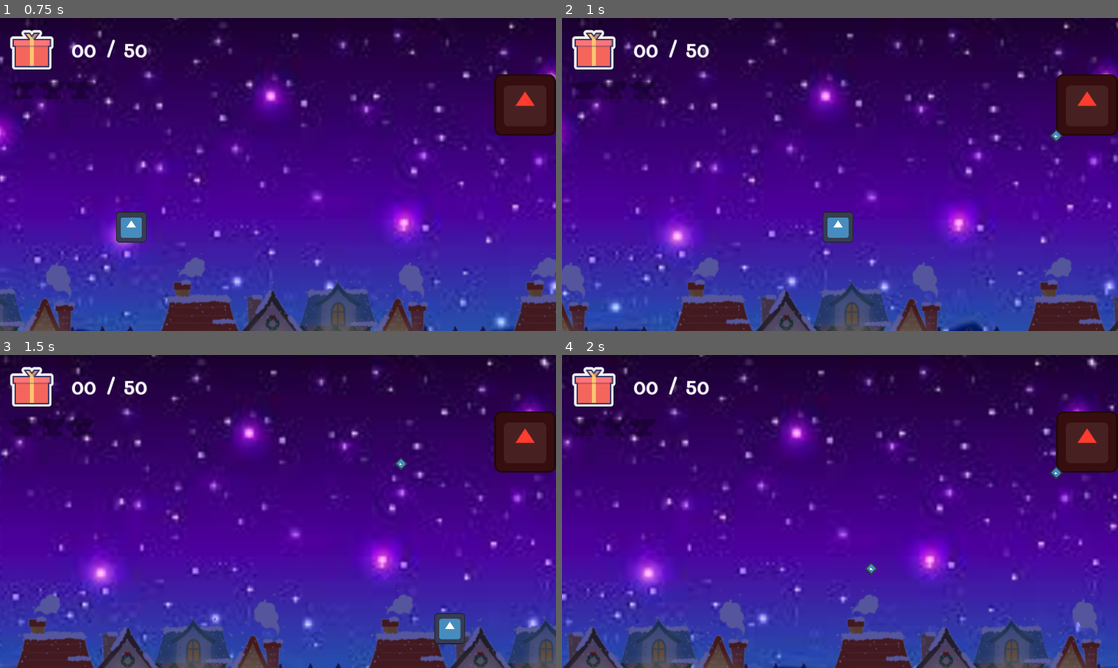
Above: before the commit, frames 1-4 (two rows, left to right).
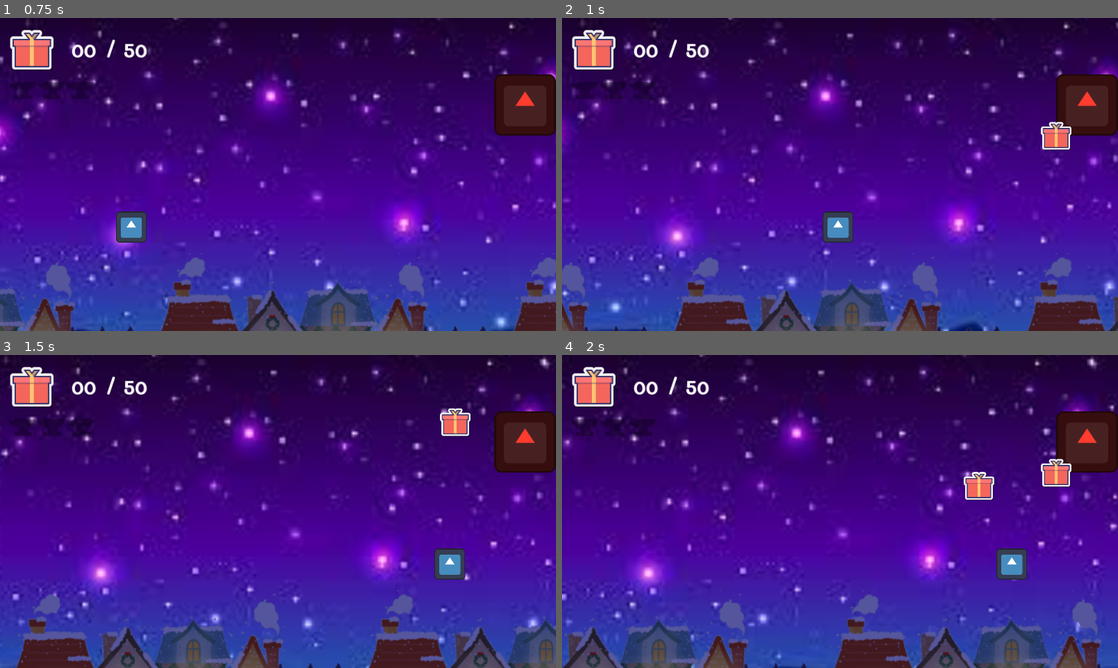
Above: after the commit, the same moments.

Repository: DfindWox/TGD-Jame-Gam-Christmas-Edition
Game: Godot game, scene res://scenes/levels/test.tscn
Two runs of this game, one before a commit and one after it. Both use one fixed random seed, a clock stepped at 60 frames per second and the inputs below. The engine's default icon, where the game draws it, is replaced by a stand-in: a white triangle on a blue panel in a dark square.
Inputs:
- Up to frame 1 (0.75 s): hold Right (move_right) from 0.53 s (still down); hold Shift (fever) from 0.53 s (still down)
- Up to frame 2 (1 s): keep holding Right (move_right); keep holding Shift (fever)
- Up to frame 3 (1.5 s): release Right (move_right) at 1.28 s; release Shift (fever) at 1.28 s; hold Down (move_down) from 1.28 s (still down); tap Shift (fever) at 1.35 s
- Up to frame 4 (2 s): keep holding Down (move_down)

Frame 1 is identical in both runs. In frame 2, 0.4% of the frame differs, in the area x 86-92%, y 33-43%; in frame 3, 1.6%, in the area x 71-85%, y 16-93%; in frame 4, 1.5%.

Commit message:
vilão jogando itens

Diff:
--- a/scenes/bullet.tscn
+++ b/scenes/bullet.tscn
@@ -1,9 +1,10 @@
 [gd_scene load_steps=4 format=3 uid="uid://dxo888f2j3ish"]
 
 [ext_resource type="Script" path="res://src/Bullet.gd" id="1_ibv5s"]
-[ext_resource type="Texture2D" uid="uid://j26bwiywbdqa" path="res://icon.svg" id="2_p8e1q"]
+[ext_resource type="Texture2D" uid="uid://drgo5el3u62ys" path="res://assets/images/icons8-anvil-60.png" id="2_n0jmp"]
 
-[sub_resource type="RectangleShape2D" id="RectangleShape2D_4km0o"]
+[sub_resource type="CircleShape2D" id="CircleShape2D_w2mac"]
+radius = 40.0
 
 [node name="Bullet" type="RigidBody2D"]
 collision_layer = 2
@@ -11,13 +12,10 @@
 script = ExtResource("1_ibv5s")
 
 [node name="Sprite2D" type="Sprite2D" parent="."]
-rotation = -2.35619
-scale = Vector2(0.15625, 0.15625)
-texture = ExtResource("2_p8e1q")
+scale = Vector2(1.2, 1.2)
+texture = ExtResource("2_n0jmp")
 
 [node name="CollisionShape2D" type="CollisionShape2D" parent="."]
-rotation = -0.785397
-shape = SubResource("RectangleShape2D_4km0o")
+shape = SubResource("CircleShape2D_w2mac")
 
 [node name="VisibleOnScreenNotifier2D" type="VisibleOnScreenNotifier2D" parent="."]
-rotation = -0.785397
--- a/scenes/levels/hud/Hud.gd
+++ b/scenes/levels/hud/Hud.gd
@@ -20,7 +20,7 @@
 
 
 func set_strike_count(value):
-	print_debug("strikes: ", value)
+	#print_debug("strikes: ", value)
 	%StrikesBarFront.size.x = clamp(value*60,0,180)
 
 
--- a/scenes/levels/test.tscn
+++ b/scenes/levels/test.tscn
@@ -26,8 +26,6 @@
 position = Vector2(32, 32)
 shape = SubResource("RectangleShape2D_su6xv")
 
-[node name="Hud" parent="." instance=ExtResource("4_xsqiq")]
-
 [node name="Villain" type="CharacterBody2D" parent="."]
 position = Vector2(1088, 180)
 collision_layer = 0
@@ -46,4 +44,6 @@
 [node name="Marker2D" type="Marker2D" parent="Villain"]
 position = Vector2(-64, 64)
 
+[node name="Hud" parent="." instance=ExtResource("4_xsqiq")]
+
 [connection signal="timeout" from="Villain/Timer" to="Villain" method="_on_timer_timeout"]
--- a/src/Bullet.gd
+++ b/src/Bullet.gd
@@ -1 +1,24 @@
+class_name Bullet
 extends RigidBody2D
+
+
+var texture_anvil = preload("res://assets/images/icons8-anvil-60.png")
+var texture_present = preload("res://assets/images/icons8-present-100.png")
+
+enum Type {PRESENT, ANVIL}
+@export var item_type : Type = Type.PRESENT
+
+
+func _ready():
+	set_sprite()
+
+
+func set_sprite():
+	match item_type:
+		Type.PRESENT:
+			$Sprite2D.texture = texture_present
+			$Sprite2D.scale = Vector2(1,1)*0.7
+		Type.ANVIL:
+			$Sprite2D.texture = texture_anvil
+			$Sprite2D.scale = Vector2(1,1)*1.2
+	#print_debug($Sprite2D.scale)
--- a/src/CharacterBody2D.gd
+++ b/src/CharacterBody2D.gd
@@ -11,7 +11,7 @@
 func _physics_process(delta):
 	var input_vector = Vector2(
 		Input.get_axis("move_left", "move_right"),
-		Input.get_axis("move_up", "move_down")
+		0 #Input.get_axis("move_up", "move_down") # sem movimento vertical
 		).normalized()
 
 	# fever
--- a/src/Villain.gd
+++ b/src/Villain.gd
@@ -3,51 +3,50 @@
 
 var bullet = preload("res://scenes/bullet.tscn")
 var alternate_bullet = 1
+var chance_for_anvil := 0.5 # 50%
 
 func _physics_process(delta):
 	pass
 
 
 func _on_timer_timeout():
+	#test
+	change_bullet_pattern()
+	throw_item()
+	#change_bullet_pattern()
+	#throw_item()
+	#change_bullet_pattern()
+	#throw_item()
+
+
+func change_bullet_pattern():
+	# Random:
+	alternate_bullet = randi_range(1,3)
+	# Progressive:
+	#alternate_bullet += 1
+	#if alternate_bullet >= 4: alternate_bullet -= 3
+
+
+func throw_item():
+	var angle : float = 0
+	var impulse : float = 0
+	# Change params
 	match alternate_bullet:
 		1:
-			shoot_bullet_1()
+			angle = 220
+			impulse = 720
 		2:
-			shoot_bullet_2()
+			angle = 230
+			impulse = 600
 		3:
-			shoot_bullet_3()
+			angle = 250
+			impulse = 500
 
-
-func shoot_bullet_1():
 	var inst_bullet : RigidBody2D = bullet.instantiate()
 	inst_bullet.global_position = $Marker2D.global_position
+	inst_bullet.apply_central_impulse(Vector2.from_angle(deg_to_rad(angle)) * impulse)
 
-	# Apply Force
-	inst_bullet.apply_central_impulse(Vector2.from_angle(deg_to_rad(215)) * 500)
+	if randf() < chance_for_anvil: inst_bullet.item_type = Bullet.Type.ANVIL
+	else: inst_bullet.item_type = Bullet.Type.PRESENT
 
 	get_tree().current_scene.add_child(inst_bullet)
-
-	alternate_bullet += 1
-
-
-func shoot_bullet_2():
-	var inst_bullet : RigidBody2D = bullet.instantiate()
-	inst_bullet.global_position = $Marker2D.global_position
-
-	# Apply Force
-	inst_bullet.apply_central_impulse(Vector2.from_angle(deg_to_rad(215)) * 700)
-
-	get_tree().current_scene.add_child(inst_bullet)
-
-	alternate_bullet += 1
-
-func shoot_bullet_3():
-	var inst_bullet : RigidBody2D = bullet.instantiate()
-	inst_bullet.global_position = $Marker2D.global_position
-
-	# Apply Force
-	inst_bullet.apply_central_impulse(Vector2.from_angle(deg_to_rad(215)) * 300)
-
-	get_tree().current_scene.add_child(inst_bullet)
-
-	alternate_bullet = 1
Not shown: 1 places in scenes/menu/CreditsScreen.tscn that only renumber resources
Not shown: 1 places in scenes/menu/TitleScreen.tscn that only renumber resources
